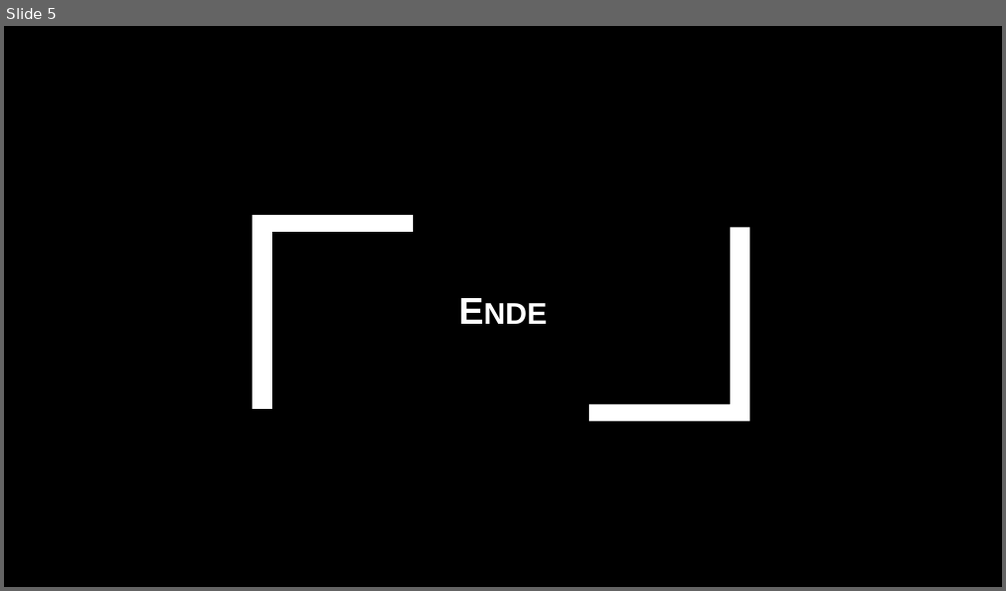
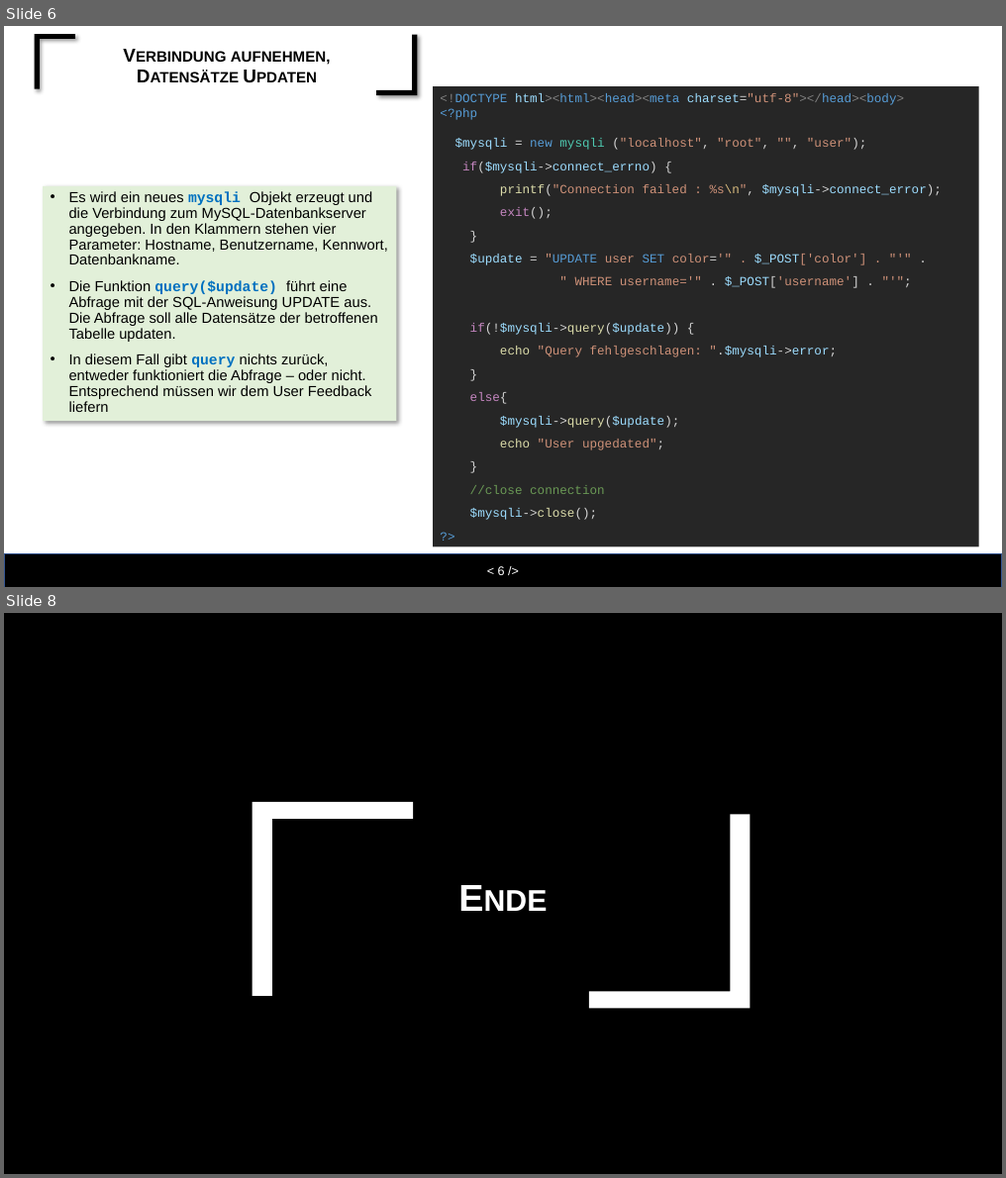
Before and after one commit to lisacarinah/pdfs, a slide deck: DATENBANK/Foliensätze/PHP Datenbank.pptx. Shown one above the other, each under a label of ours: slide 5 before the commit, slides 6 and 8 after it; the slides between them are not shown. The pictures are 1006x591 and 1006x1178 pixels, drawn with LibreOffice and Linux fonts; fonts in the diff are those of the drawing; background and template pictures are left out. Boxes give left, top, right and bottom in pixels: in the first picture for what was removed or moved away, otherwise in the second. Text is boxed around its words. In the diff, an @@ line names an element or a change of style, - is before the commit and + after.

Commit message:
Datenbank + notizen

```diff
--- a/DATENBANK/Foliensätze/PHP Datenbank.pptx
+++ b/DATENBANK/Foliensätze/PHP Datenbank.pptx
@@ slide 6 added at (4, 26, 1002, 587), background #FFFFFF @@
@@ freeform shape added at (35, 34, 76, 89), fill #000000 @@
@@ title added at (231, 51, 331, 65), 18 pt, text #000000, bold, small capitals @@
+Verbindung aufnehmen,
+Datensätze Updaten
@@ freeform shape added at (376, 34, 417, 95), fill #000000 @@
@@ rectangle added at (433, 86, 979, 547), fill #262626, 12 pt, text #CE9178 @@
+<!DOCTYPE html><html><head><meta charset="utf-8"></head><body>
+<?php
+$mysqli = new mysqli ("localhost", "root", "", "user");
+if($mysqli->connect_errno) {
+printf("Connection failed : %s\n", $mysqli->connect_error);
+exit();
+}
+$update = "UPDATE user SET color='" . $_POST['color'] . "'" .
+" WHERE username='" . $_POST['username'] . "'";
+if(!$mysqli->query($update)) {
+echo "Query fehlgeschlagen: ".$mysqli->error;
+}
+else{
+$mysqli->query($update);
+echo "User upgedated";
+}
+//close connection
+$mysqli->close();
+?>
@@ text added at (43, 186, 397, 421), fill #E2F0D9, 14 pt, text #000000 @@
+• Es wird ein neues mysqli Objekt erzeugt und die Verbindung zum MySQL-Datenbankserver angegeben. In den Klammern stehen vier Parameter: Hostname, Benutzername, Kennwort, Datenbankname.
+• Die Funktion query($update) führt eine Abfrage mit der SQL-Anweisung UPDATE aus. Die Abfrage soll alle Datensätze der betroffenen Tabelle updaten.
+• In diesem Fall gibt query nichts zurück, entweder funktioniert die Abfrage – oder nicht. Entsprechend müssen wir dem User Feedback liefern
@@ page number added at (4, 555, 1002, 587), fill #000000, outline #325491 1 pt, 12 pt, text #FFFFFF @@
+< 6 />
@@ what was slide 5 is now slide 8 @@
```
Also in this commit, not shown: 2 other slides added, 5 other files.
